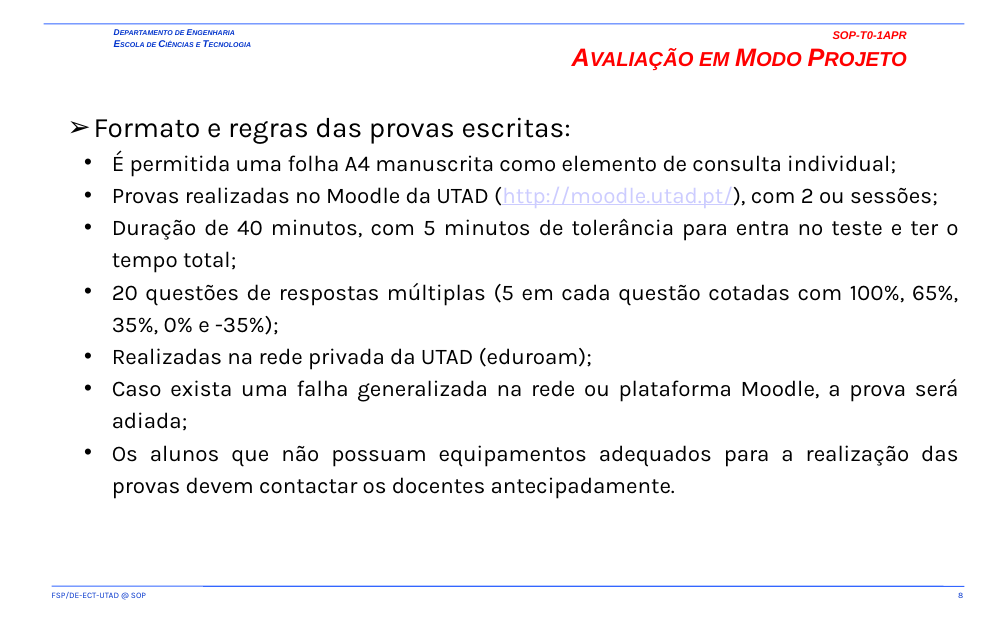
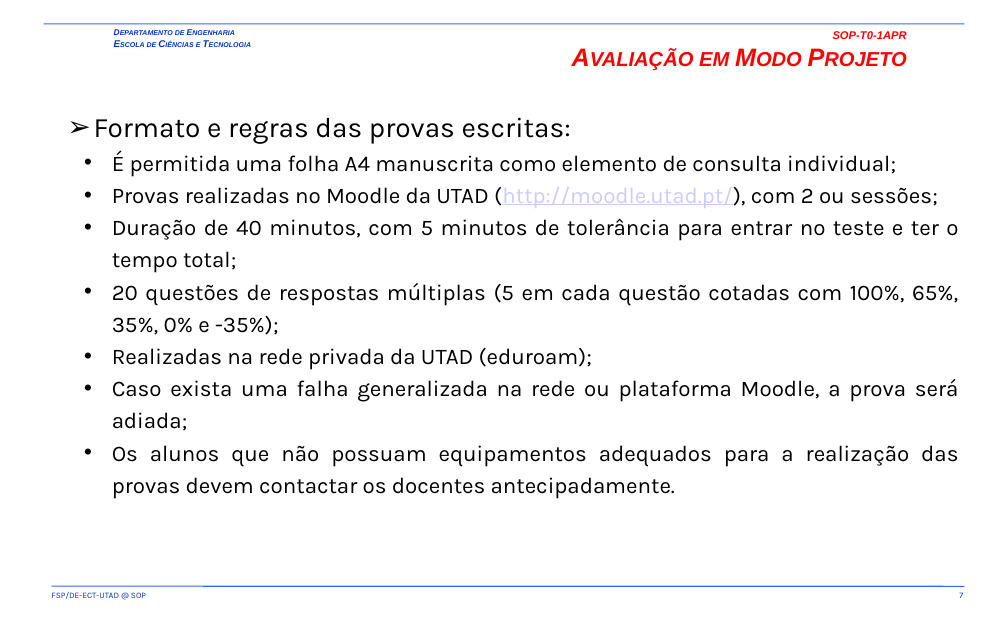
Before and after one commit to fsp864/UTAD-SOP, a slide deck: slide 7 of aulas/t/SOP-T0-1APR.pptx (slide 8 before the commit). Drawn at 1008x630 pixels with LibreOffice and Linux fonts; fonts in the diff are those of the drawing; background and template pictures are left out. Boxes give left, top, right and bottom in pixels: in the first picture for what was removed or moved away, otherwise in the second. Text is boxed around its words. In the diff, an @@ line names an element or a change of style, - is before the commit and + after.

```diff
--- a/aulas/t/SOP-T0-1APR.pptx
+++ b/aulas/t/SOP-T0-1APR.pptx
@@ text at (112,218,958,273): text changed @@
-  • Duração de 40 minutos, com 5 minutos de tolerância para entra no teste e ter o tempo total;
+  • Duração de 40 minutos, com 5 minutos de tolerância para entrar no teste e ter o tempo total;
@@ page number at (959,592,963,598): text changed @@
-8
+7
```
Also in this commit, not shown: 4 other slides changed, 1 slide removed, 13 other files.
